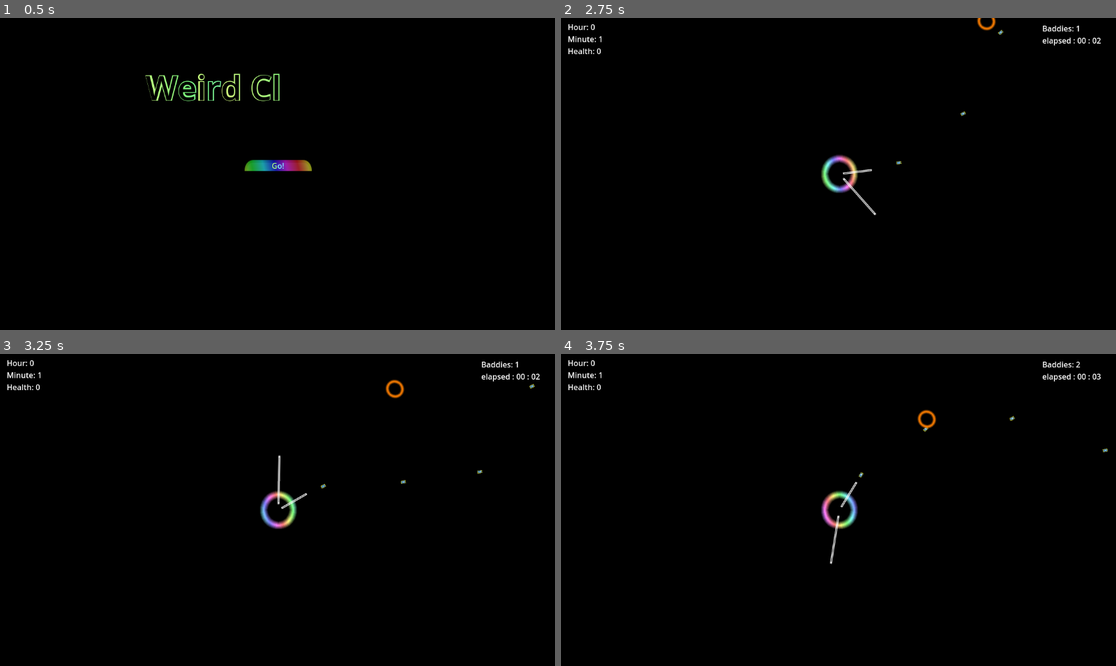
Above: before the commit, frames 1-4 (two rows, left to right).
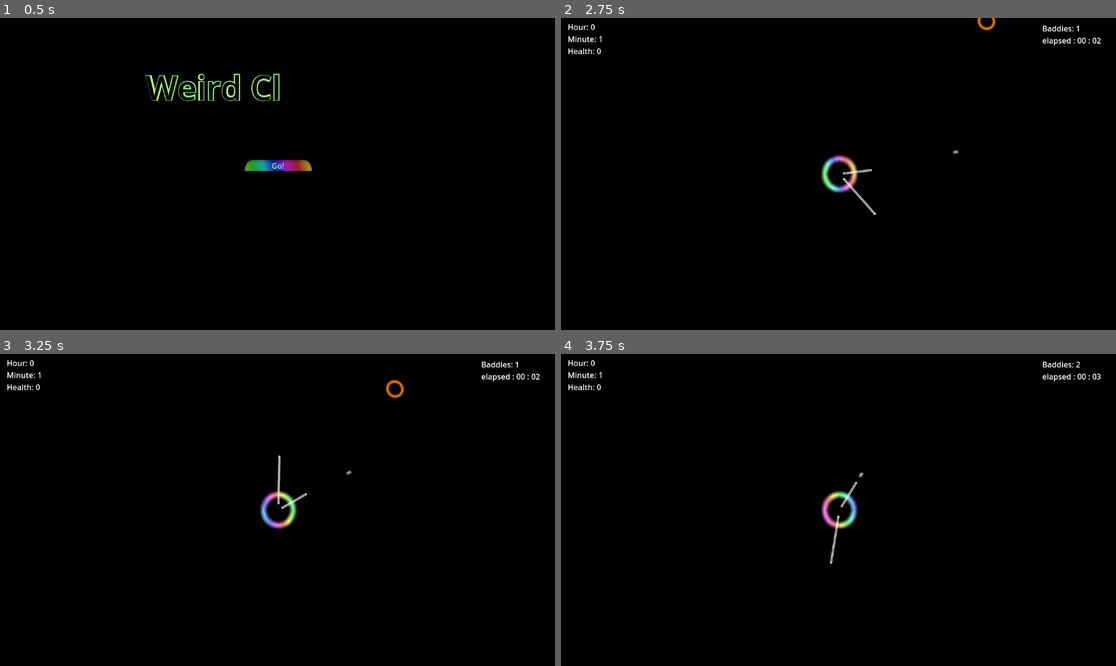
Above: after the commit, the same moments.

Repository: subpar-software/terrible-game-2
Game: Godot game, scene res://game.tscn
The game is run twice, just before and just after one commit, with the same random seed, the same clock (stepped at 60 frames per second) and the same inputs. The engine's default icon, where the game draws it, is replaced by a stand-in: a white triangle on a blue panel in a dark square.
Inputs:
- Up to frame 1 (0.5 s): no input
- Up to frame 2 (2.75 s): click "Go!" at 0.5 s; tap Enter (ui_accept) at 1.25, 1.52, 2.27 s; hold Right (ui_right) from 1.28 s (still down)
- Up to frame 3 (3.25 s): release Right (ui_right) at 2.78 s; hold Left (ui_left) from 2.78 s (still down)
- Up to frame 4 (3.75 s): keep holding Left (ui_left)

Frame 1 is identical in both runs. In frame 2, less than 0.1% of the frame differs, in the area x 60-80%, y 3-47%; in frame 3, less than 0.1%; in frame 4, 0.1%, in the area x 64-99%, y 17-32%.

Commit message:
More action in the action surge

Diff:
--- a/defender.gd
+++ b/defender.gd
@@ -87,7 +87,7 @@
 		minute_can_fire = false
 		minute_fire_timer.start()
 		var pew = pew_pew.instantiate()
-		pew.init(Constants.PewPewType.SMALL)
+		pew.init(Constants.PewPewType.SMALL, action_surge)
 		add_child(pew)
 		pew.global_position = $MinuteHand/WhereThePewHappens.global_position
 		pew.rotation = $MinuteHand.rotation
@@ -96,7 +96,7 @@
 		hour_can_fire = false
 		hour_fire_timer.start()
 		var bg_pew = pew_pew.instantiate()
-		bg_pew.init(Constants.PewPewType.LARGE)
+		bg_pew.init(Constants.PewPewType.LARGE, action_surge)
 		add_child(bg_pew)
 		bg_pew.global_position = $HourHand/WhereThePewHappens.global_position
 		bg_pew.rotation = $HourHand.rotation
--- a/pew_pew.gd
+++ b/pew_pew.gd
@@ -2,24 +2,45 @@
 
 var speed = 10
 var type: Constants.PewPewType
+var explode: bool = false
 
-func init(pew_pew_type: Constants.PewPewType):
+var pew_pew = preload("res://pew_pew.tscn")
+
+func init(pew_pew_type: Constants.PewPewType, action_surge: bool):
 	type = pew_pew_type
-	scale = Vector2(0.08, 0.08)
-	if type == Constants.PewPewType.LARGE:
-		scale = Vector2(0.05, 0.08)
+	explode = action_surge
+
 
 func _ready():
-	$Timer.start()
+	if not get_parent().is_in_group("pewpew"):
+		scale = Vector2(0.08, 0.08)
+		if type == Constants.PewPewType.LARGE:
+			scale = Vector2(0.05, 0.08)
+
+	$DestroyTimer.start()
+	if (explode):
+		$ExplodeTimer.start()
+
 
 func _physics_process(_delta):
-	position += Vector2.UP.rotated(rotation) * speed
-
-func _on_timer_timeout():
-	queue_free()
+	var this_speed = speed if explode else speed * 4
+	position += Vector2.UP.rotated(rotation) * this_speed
 
 
 func _on_body_entered(body):
 	if body.is_in_group("baddies"):
 		body.queue_free()
 	queue_free()
+
+
+func _on_destroy_timer_timeout():
+	queue_free()
+
+
+func _on_explode_timer_timeout():
+	var degrees = 45.0
+	for each in range(0, 7):
+		var pew = pew_pew.instantiate()
+		pew.init(type, false)
+		pew.rotation = degrees * each
+		add_child(pew)
--- a/pew_pew.tscn
+++ b/pew_pew.tscn
@@ -18,7 +18,7 @@
 
 [sub_resource type="RectangleShape2D" id="RectangleShape2D_f7cpb"]
 
-[node name="SmallPewPew" type="Area2D"]
+[node name="SmallPewPew" type="Area2D" groups=["pewpew"]]
 material = SubResource("ShaderMaterial_icqgq")
 collision_layer = 4
 collision_mask = 2
@@ -31,8 +31,13 @@
 [node name="CollisionShape2D" type="CollisionShape2D" parent="."]
 shape = SubResource("RectangleShape2D_f7cpb")
 
-[node name="Timer" type="Timer" parent="."]
-wait_time = 5.0
+[node name="DestroyTimer" type="Timer" parent="."]
+wait_time = 2.0
+
+[node name="ExplodeTimer" type="Timer" parent="."]
+wait_time = 0.2
+one_shot = true
 
 [connection signal="body_entered" from="." to="." method="_on_body_entered"]
-[connection signal="timeout" from="Timer" to="." method="_on_timer_timeout"]
+[connection signal="timeout" from="DestroyTimer" to="." method="_on_destroy_timer_timeout"]
+[connection signal="timeout" from="ExplodeTimer" to="." method="_on_explode_timer_timeout"]
Not shown, changed: README.md
